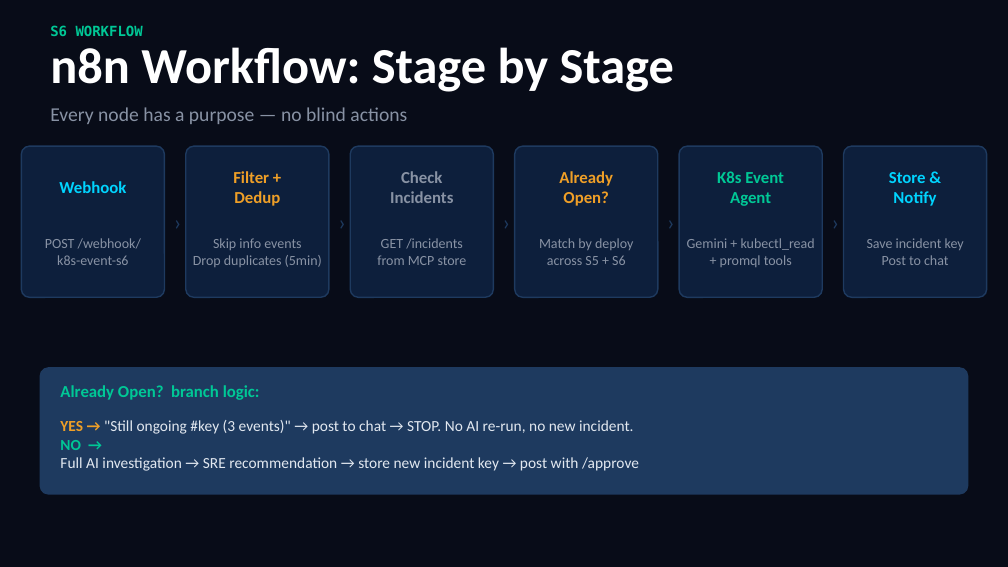
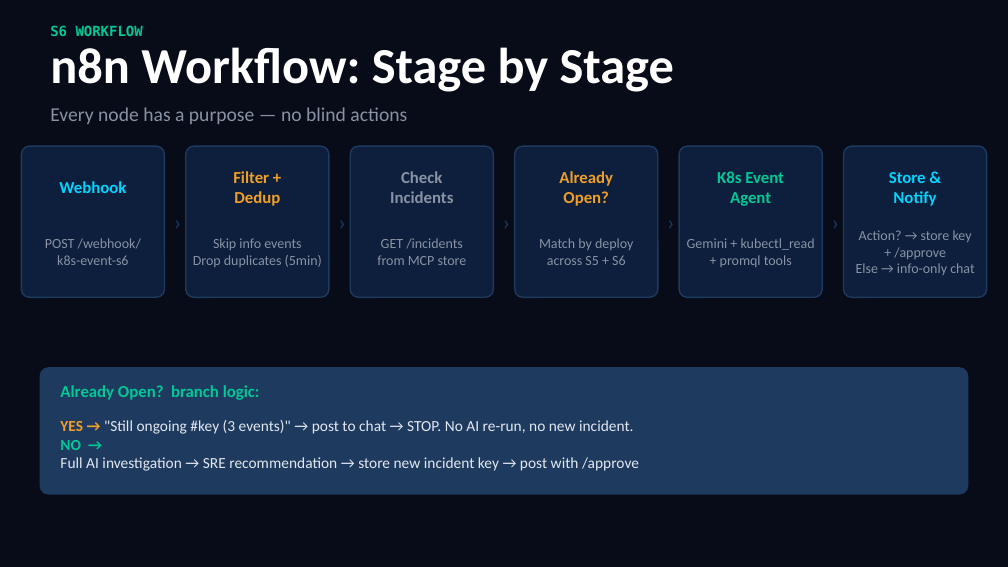
Before and after one commit to yanivomc/n8nWorkShop, a slide deck: slide 6 of slides/clawops-s6-k8s-event-intelligence.pptx. Drawn at 1008x567 pixels with LibreOffice and Linux fonts; fonts in the diff are those of the drawing. Boxes give left, top, right and bottom in pixels: in the first picture for what was removed or moved away, otherwise in the second. Text is boxed around its words. In the diff, an @@ line names an element or a change of style, - is before the commit and + after.

```diff
--- a/slides/clawops-s6-k8s-event-intelligence.pptx
+++ b/slides/clawops-s6-k8s-event-intelligence.pptx
@@ text at <box>856,230,974,275</box>: text changed @@
-Save incident key
-Post to chat
+Action? → store key + /approve
+Else → info-only chat
```
Also in this commit, not shown: 1 other slide changed, 1 slide added, 2 other files.
